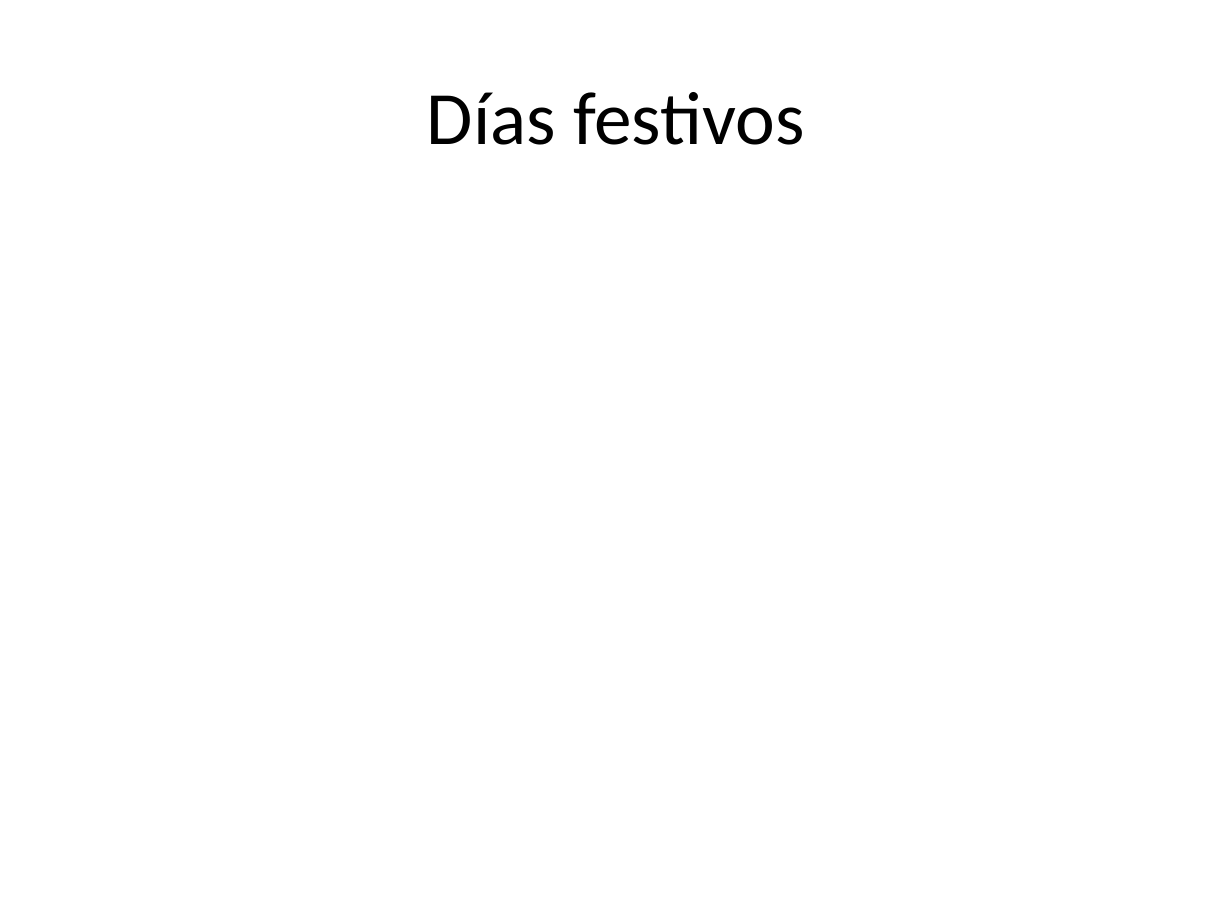
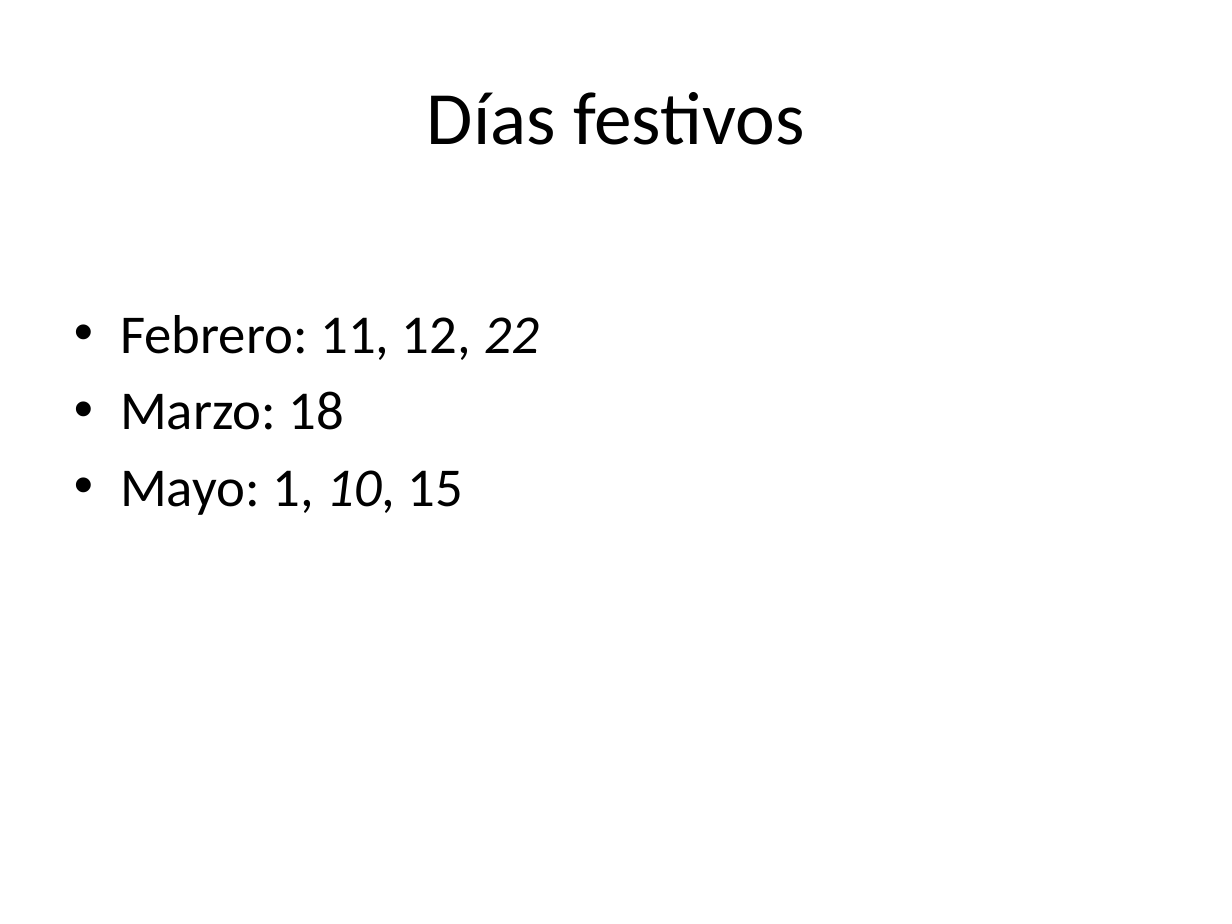
Before and after one commit to servkey/acii, a slide deck: slide 9 of Semana1/1_PresentaciónCurso.pptx. Drawn at 1232x924 pixels with LibreOffice and Linux fonts; fonts in the diff are those of the drawing. Boxes give left, top, right and bottom in pixels: in the first picture for what was removed or moved away, otherwise in the second. Text is boxed around its words. In the diff, an @@ line names an element or a change of style, - is before the commit and + after.

```diff
--- a/Semana1/1_PresentaciónCurso.pptx
+++ b/Semana1/1_PresentaciónCurso.pptx
@@ text added at [120, 315, 539, 515], 32 pt, text #000000 @@
+• Febrero: 11, 12, 22
+• Marzo: 18
+• Mayo: 1, 10, 15
```
Also in this commit, not shown: 1 slide added.
